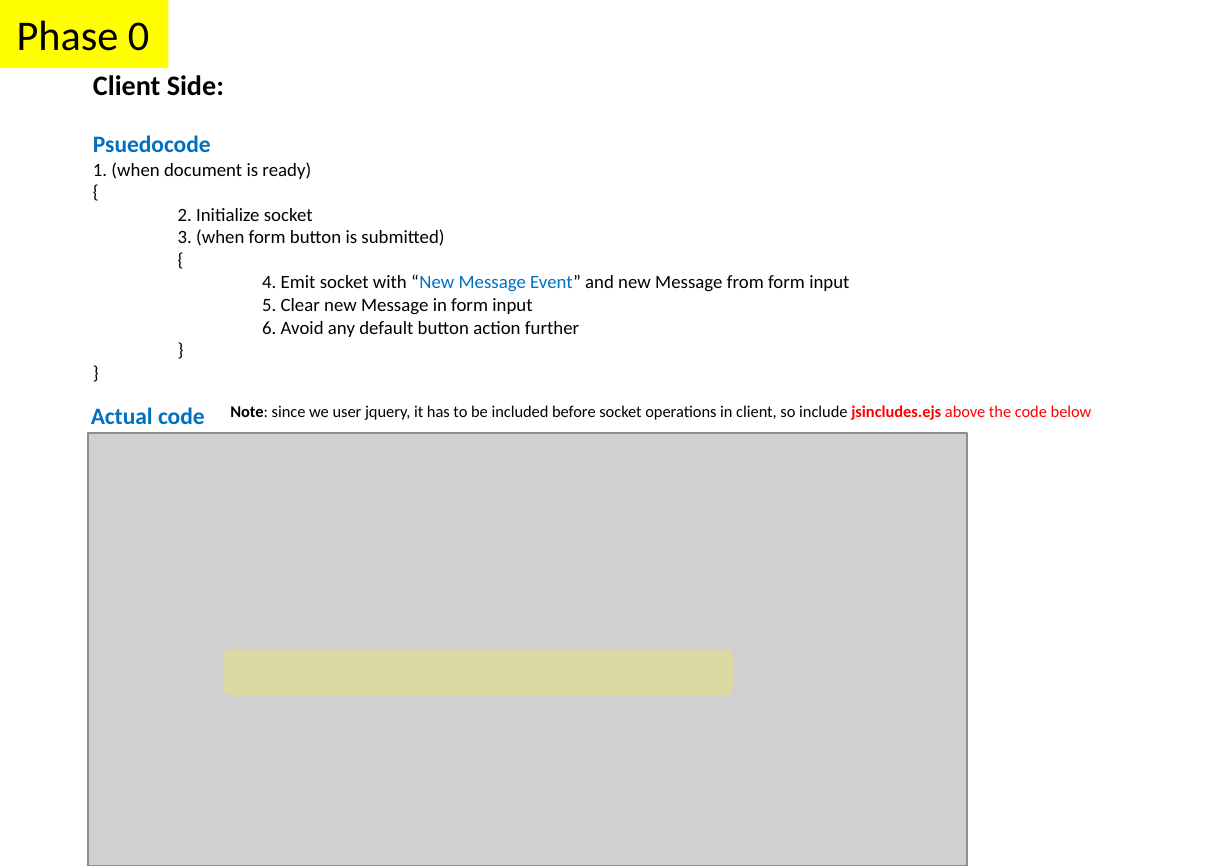
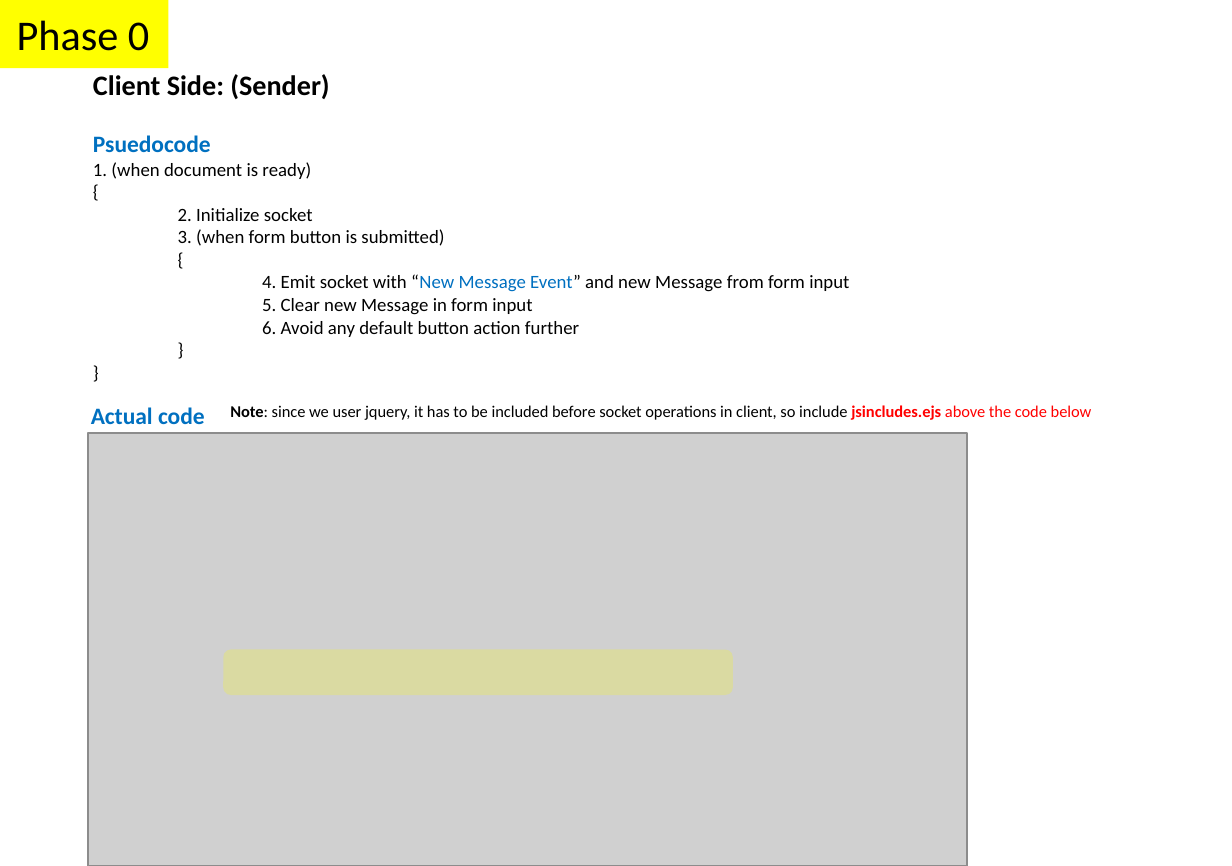
Before and after one commit to parthi2929/awesome-socket-io, a slide deck: slide 3 of Illustrations.pptx. Drawn at 1232x866 pixels with LibreOffice and Linux fonts; fonts in the diff are those of the drawing; grey boxes stand for pictures. Boxes give left, top, right and bottom in pixels: in the first picture for what was removed or moved away, otherwise in the second. Text is boxed around its words. In the diff, an @@ line names an element or a change of style, - is before the commit and + after.

```diff
--- a/Illustrations.pptx
+++ b/Illustrations.pptx
@@ text at <box>93,74,329,99</box>: text changed @@
-Client Side:
+Client Side: (Sender)
```
Also in this commit, not shown: 1 other slide changed, 3 slides added, 6 other files.
